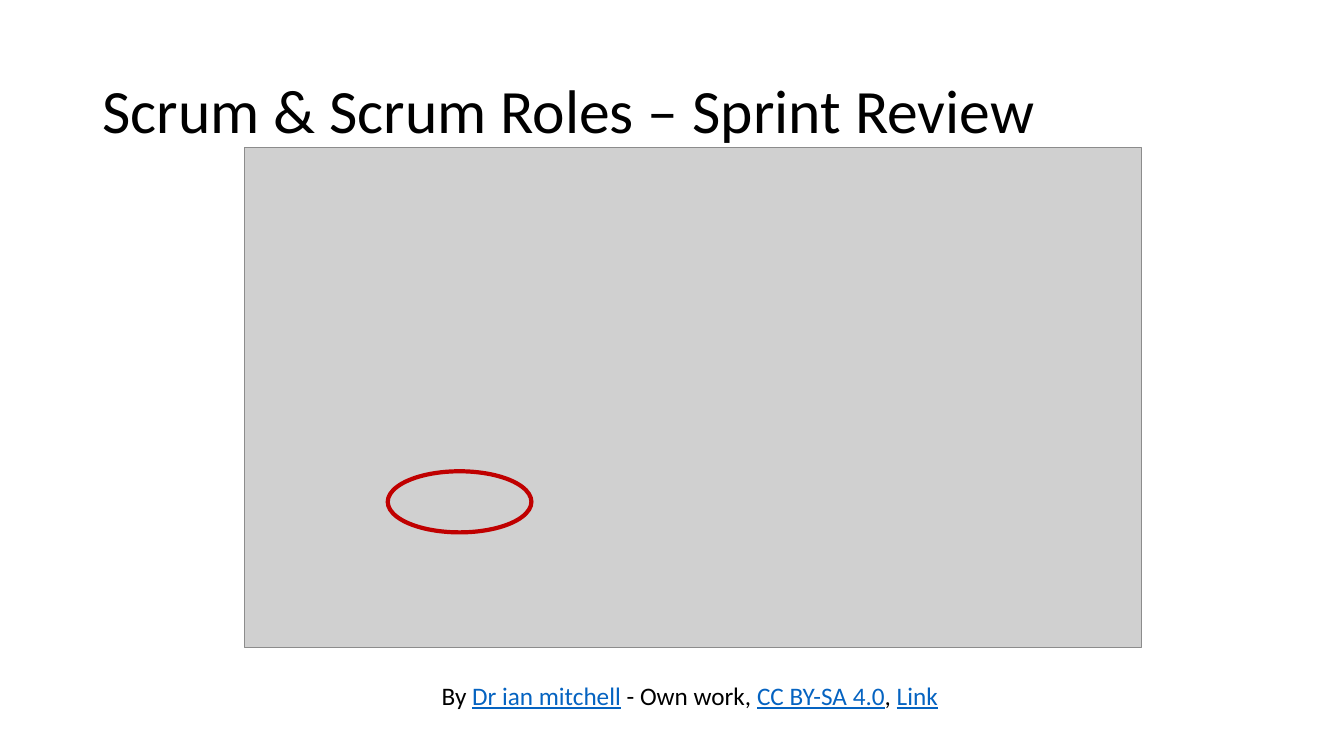
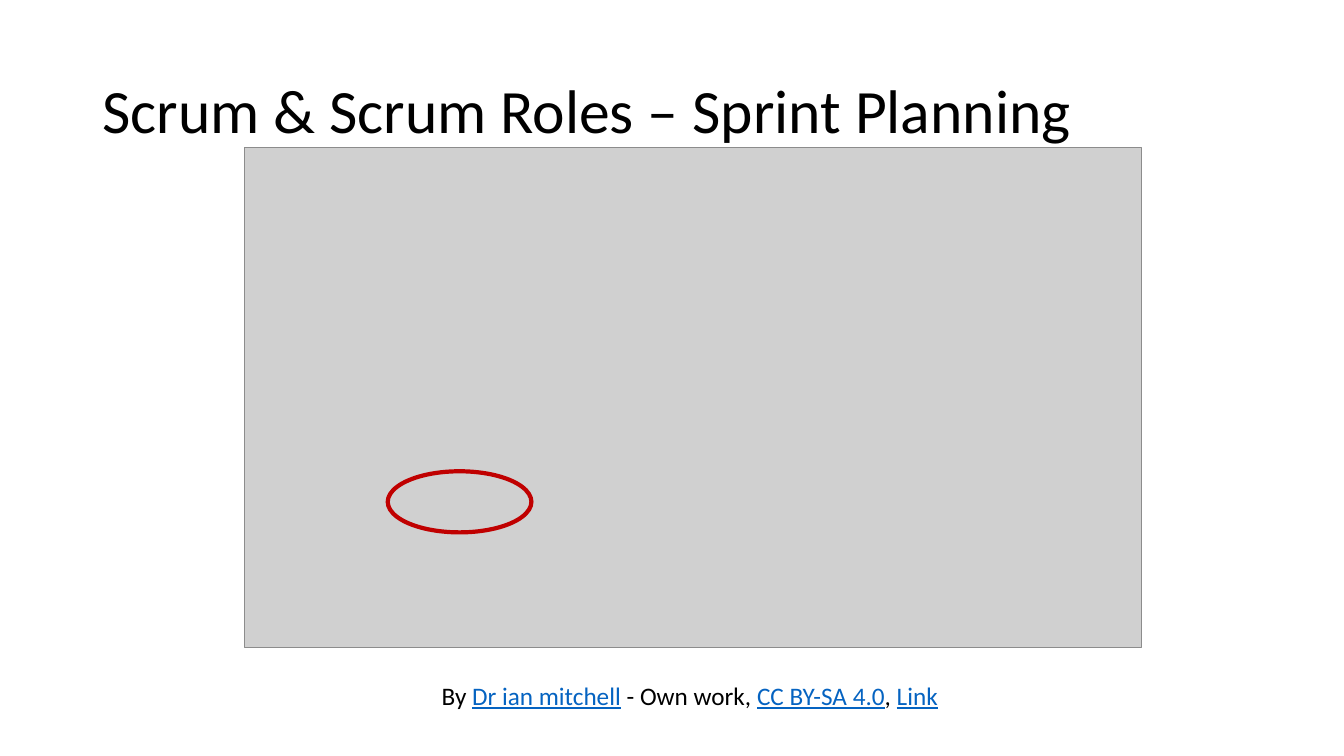
Before and after one commit to jamesbaptiste1/cpsc-24500-2019-01-spring-001, a slide deck: slide 10 of lecture-presentations/2019-01-17.pptx (slide 5 before the commit). Drawn at 1344x756 pixels with LibreOffice and Linux fonts; fonts in the diff are those of the drawing; grey boxes stand for pictures. Boxes give left, top, right and bottom in pixels: in the first picture for what was removed or moved away, otherwise in the second. Text is boxed around its words. In the diff, an @@ line names an element or a change of style, - is before the commit and + after.

```diff
--- a/lecture-presentations/2019-01-17.pptx
+++ b/lecture-presentations/2019-01-17.pptx
@@ title at bbox=[102, 90, 1070, 148]: text changed @@
-Scrum & Scrum Roles – Sprint Review
+Scrum & Scrum Roles – Sprint Planning
```
Also in this commit, not shown: 2 other slides changed, 5 slides added, 1 other file.
